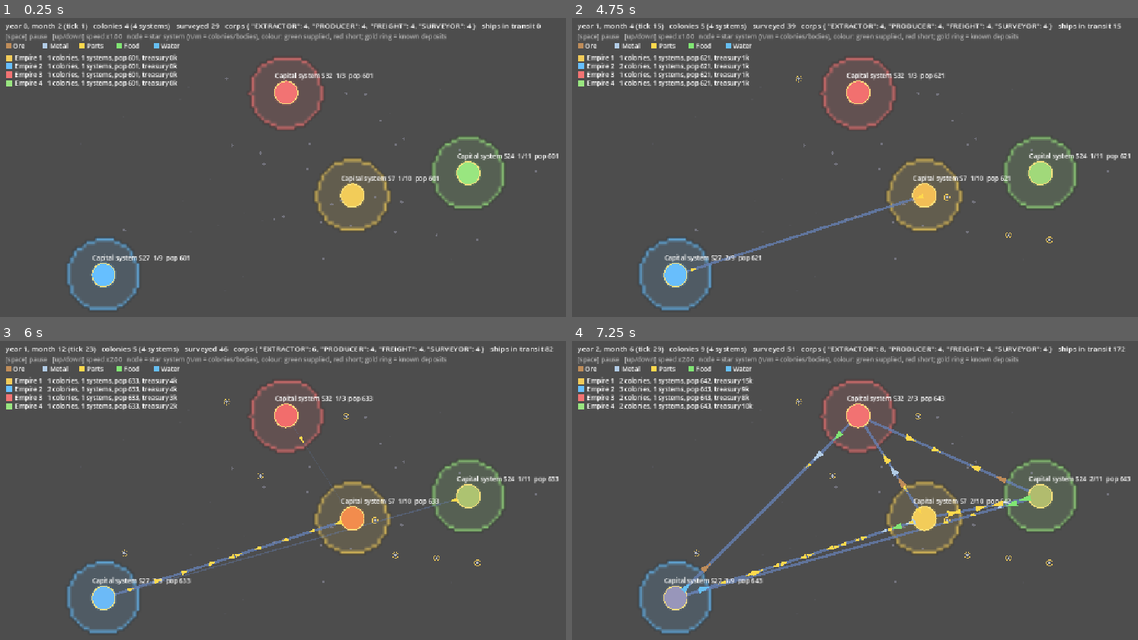
Above: before the commit, frames 1-4 (two rows, left to right).
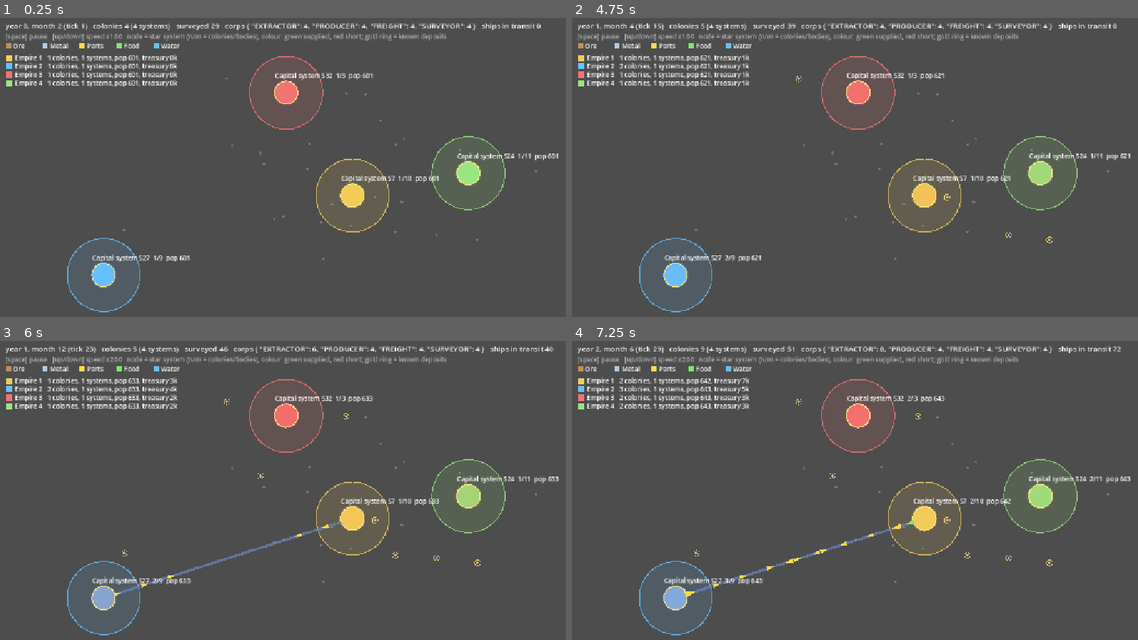
Above: after the commit, the same moments.

Repository: ElectroEsper/galaxy-generator
Game: Godot game, scene res://economy_proto/economy_view.tscn
Two runs of this game, one before a commit and one after it. Both use one fixed random seed, a clock stepped at 60 frames per second and the inputs below. This scene is started directly instead of the project's main scene.
Inputs:
- Up to frame 1 (0.25 s): no input
- Up to frame 2 (4.75 s): tap Enter at 0.5, 2, 3.5 s; hold Up 0.53-1.28 s; tap Space at 0.77, 1.25, 1.52, 2.75, 3.02, 3.77, 4.25, 4.52 s; hold Down 1.28-2.03 s; hold Up 2.03-3.53 s; hold Down from 3.53 s (still down)
- Up to frame 3 (6 s): release Down at 5.78 s; hold Up from 5.78 s (still down)
- Up to frame 4 (7.25 s): keep holding Up; tap Space at 6.02, 6.77 s

The runs differ from the first frame. In frame 1, 1.9% of the frame differs, in the area x 11-90%, y 12-99%; in frame 2, 2.3%; in frame 3, 2.8%; in frame 4, 4.2%, in the area x 11-98%, y 1-99%.

Commit message:
Empire relations (contact, opinion, stances, tariffs, incidents, events); territory drawn by a GPU shader
Co-Authored-By: Claude Opus 5.5 <noreply@anthropic.com>
Claude-Session: https://claude.ai/code/session_011shSnrHMjVZ7qaqpxEfch4

Diff:
--- a/economy_proto/corporation.gd
+++ b/economy_proto/corporation.gd
@@ -480,6 +480,8 @@
 			var src : ColonyMarket = null
 			for m in markets:
 				if m != dest and m.port_free() and m.stock[g] >= 8.0 and (src == null or m.stock[g] > src.stock[g]):
+					if world != null and world.tariff_rate(m, dest) < 0.0:
+						continue                     # no trade with that empire (no contact, or embargo)
 					src = m
 			if src == null:
 				continue
@@ -496,6 +498,10 @@
 			cash += q * (dest.price[g] - src.price[g]) + fee
 			if req["payer"] != null:
 				req["payer"].cash -= fee
+			if world != null and src.owner != dest.owner:
+				var customs : float = world.tariff_rate(src, dest) * q * dest.price[g]
+				cash -= customs
+				world.record_trade(src, dest, q * dest.price[g], customs)
 			moved += q
 			done += 1
 			last_moves.append({"from": src, "to": dest, "good": g, "qty": q})
@@ -519,6 +525,11 @@
 					if a == b or not b.port_free():
 						continue
 					var m : float = b.price[g] - a.price[g] - SHIP_COST * _dist(a, b, markets)
+					if a.owner != b.owner and world != null:
+						var tr : float = world.tariff_rate(a, b)
+						if tr < 0.0:
+							continue
+						m -= tr * b.price[g]          # customs paid to the destination's empire
 					if m > best_m:
 						best_m = m; best = [g, a, b]
 		if best_m <= 0.3:
@@ -533,6 +544,8 @@
 		a.port_used += 1; b.port_used += 1
 		a.stock[g] -= q; b.stock[g] += q
 		cash += q * best_m
+		if a.owner != b.owner and world != null:
+			world.record_trade(a, b, q * b.price[g], world.tariff_rate(a, b) * q * b.price[g])
 		moved += q
 		done += 1
 		last_moves.append({"from": a, "to": b, "good": g, "qty": q})
--- a/economy_proto/economy_sim.gd
+++ b/economy_proto/economy_sim.gd
@@ -106,6 +106,16 @@
 ## Several empires can share the galaxy (`num_empires`); with one, behaviour matches the single-state version.
 @export var num_empires : int = 1
 var empires : Array = []
+# --- Relations between empires: contact, opinion, stance, tariffs, incidents (hooks for diplomacy and war later) ---
+const BORDER_RANGE := 90.0           # px: two empires' systems this close count as a shared border segment
+const TRADE_WEIGHT := 8.0            # opinion from trade: x log(1 + monthly trade value between them)
+const BORDER_WEIGHT := 3.0           # opinion lost per shared border segment
+const INCIDENT_PENALTY := 15.0       # opinion lost per incident (decays)
+const INCIDENT_DECAY := 0.98         # per month
+const OPINION_RATE := 0.05           # opinion moves this share of the way to its target each month
+const TARIFF : Dictionary = {"friendly": 0.0, "neutral": 0.10, "hostile": 0.35}
+var relations : Dictionary = {}      # "a:b" (a < b) -> {met, opinion, trade, month_trade, border, incidents, stance}
+var events : Array = []              # [tick, text] - first contacts, incidents, stance changes
 const EMPIRE_COLORS : Array = [Color(0.95, 0.8, 0.35), Color(0.4, 0.75, 1.0), Color(0.95, 0.45, 0.45), Color(0.6, 0.9, 0.5), Color(0.8, 0.6, 1.0), Color(1.0, 0.65, 0.3), Color(0.5, 0.95, 0.9), Color(0.95, 0.6, 0.85)]
 
 func _setup_colonization() -> void:
@@ -310,6 +320,7 @@
 	if donor == null or c.settled or not e.may_enter(c):
 		return false
 	donor.pop -= Corporation.OUTPOST_SETTLERS
+	_check_claim_jump(c, e)
 	c.settle(Corporation.OUTPOST_SETTLERS, e)
 	_on_settled(c, e)
 	shipment_made.emit(donor, c, Goods.FOOD, Corporation.OUTPOST_SETTLERS)
@@ -350,6 +361,7 @@
 	near.stock[Goods.METAL] = maxf(0.0, near.stock[Goods.METAL] - STATE_HABITAT_METAL)
 	near.stock[Goods.PARTS] = maxf(0.0, near.stock[Goods.PARTS] - STATE_HABITAT_PARTS)
 	donor.pop -= STATE_SETTLERS
+	_check_claim_jump(best, e)
 	best.settle(STATE_SETTLERS, e)
 	_clear_empire_caches()
 	_reveal_around(e, best.position, COLONY_HORIZON)
@@ -496,6 +508,9 @@
 		t0 = _p("migration", t0)
 		for e in empires: _maybe_discover_sector(e)
 		t0 = _p("sector_events", t0)
+		if empires.size() > 1:
+			_update_relations()
+		t0 = _p("relations", t0)
 		if state_colonization and t % STATE_REVIEW_MONTHS == STATE_REVIEW_MONTHS - 1:
 			for e in empires:
 				_state_colonize(e)
@@ -519,6 +534,78 @@
 	corps = corps.filter(func(k): return not k.is_dead())
 	_p("dissolution", t0)
 
+func _rel(a : Empire, b : Empire) -> Dictionary:
+	var key : String = "%d:%d" % [mini(a.id, b.id), maxi(a.id, b.id)]
+	if not relations.has(key):
+		relations[key] = {"met": false, "opinion": 0.0, "trade": 0.0, "month_trade": 0.0, "border": 0, "incidents": 0.0, "stance": "none"}
+	return relations[key]
+
+func _event(text : String) -> void:
+	events.append([tick_count, text])
+
+## Customs on a delivery from src to dest: the share of the delivered value the destination's empire takes, or -1 if trade
+## between the two empires is impossible (not yet in contact, or embargo). Same empire / no empire: free.
+func tariff_rate(src : ColonyMarket, dest : ColonyMarket) -> float:
+	if src.owner == null or dest.owner == null or src.owner == dest.owner:
+		return 0.0
+	var r : Dictionary = _rel(src.owner, dest.owner)
+	if not r["met"] or r["stance"] == "embargo":
+		return -1.0
+	return TARIFF[r["stance"]]
+
+## Freight reports cross-border deliveries (value at the destination price) and the customs it paid.
+func record_trade(src : ColonyMarket, dest : ColonyMarket, value : float, customs : float) -> void:
+	if src.owner == null or dest.owner == null or src.owner == dest.owner:
+		return
+	_rel(src.owner, dest.owner)["month_trade"] += value
+	dest.owner.treasury += customs
+	dest.owner.customs_collected += customs
+
+## An empire settles a system where another empire had already surveyed bodies: a claim-jumping incident.
+func _check_claim_jump(c : ColonyMarket, e : Empire) -> void:
+	if c.system == null or c.system.owner != null:
+		return                               # only when a system is first claimed
+	for other in empires:
+		if other == e: continue
+		if c.system.bodies.any(func(b): return b.surveys_by(other) > 0):
+			var r : Dictionary = _rel(e, other)
+			r["incidents"] += 1.0
+			_event("%s settled %s, which %s had surveyed (incident)" % [e.name, c.system.name, other.name])
+
+## Monthly: contact, border length, trade, opinion and stance for every pair of empires.
+func _update_relations() -> void:
+	var owned : Dictionary = {}
+	for e in empires: owned[e] = []
+	for sys in GalaxyColonies.systems:
+		if sys.owner != null: owned[sys.owner].append(sys)
+	for i in empires.size():
+		for j in range(i + 1, empires.size()):
+			var a : Empire = empires[i]; var b : Empire = empires[j]
+			var r : Dictionary = _rel(a, b)
+			if not r["met"]:
+				if owned[b].any(func(s): return a.known.has(s)) or owned[a].any(func(s): return b.known.has(s)):
+					r["met"] = true; r["stance"] = "neutral"
+					_event("First contact: %s and %s" % [a.name, b.name])
+				else:
+					continue
+			var border : int = 0
+			for sa in owned[a]:
+				for sb in owned[b]:
+					if sa.position.distance_to(sb.position) <= BORDER_RANGE: border += 1
+			r["border"] = border
+			r["trade"] = 0.9 * r["trade"] + 0.1 * r["month_trade"]
+			r["month_trade"] = 0.0
+			r["incidents"] *= INCIDENT_DECAY
+			var target : float = TRADE_WEIGHT * log(1.0 + r["trade"]) - BORDER_WEIGHT * border - INCIDENT_PENALTY * r["incidents"]
+			r["opinion"] = clampf(r["opinion"] + OPINION_RATE * (target - r["opinion"]), -100.0, 100.0)
+			var st : String = "neutral"
+			if r["opinion"] >= 25.0: st = "friendly"
+			elif r["opinion"] <= -60.0: st = "embargo"
+			elif r["opinion"] <= -25.0: st = "hostile"
+			if st != r["stance"]:
+				_event("%s and %s: %s -> %s (opinion %d)" % [a.name, b.name, r["stance"], st, r["opinion"]])
+				r["stance"] = st
+
 ## Fair turn order between empires: each month a different empire's corporations act first (they compete for the same
 ## lanes, ports and opportunities). Within an empire, corporations keep their order; with one empire nothing changes.
 func _turn_order(t : int) -> Array:
@@ -636,8 +723,17 @@
 	for e in empires: t += e.get(field)
 	return t
 
+const RELATION_HEADER := "tick,a,b,met,opinion,stance,border,trade,incidents"
+func relation_rows() -> Array:
+	var rows : Array = []
+	for i in empires.size():
+		for j in range(i + 1, empires.size()):
+			var r : Dictionary = _rel(empires[i], empires[j])
+			rows.append("%d,%d,%d,%d,%.1f,%s,%d,%.1f,%.2f" % [tick_count, i, j, 1 if r["met"] else 0, r["opinion"], r["stance"], r["border"], r["trade"], r["incidents"]])
+	return rows
+
 ## Per-empire metrics, one row per empire (see EMPIRE_HEADER).
-const EMPIRE_HEADER := "tick,empire,colonies,systems,pop,facilities_here,known_systems,surveyed,survey_ships,treasury,tax_collected,state_colonies,sector_events,corps"
+const EMPIRE_HEADER := "tick,empire,colonies,systems,pop,facilities_here,known_systems,surveyed,survey_ships,treasury,tax_collected,state_colonies,sector_events,corps,customs"
 func empire_rows() -> Array:
 	var rows : Array = []
 	for e in empires:
@@ -655,7 +751,7 @@
 			if k.empire == e:
 				nc += 1
 				if k.kind == Corporation.Kind.SURVEYOR: sships += 1 + k.ships
-		rows.append("%d,%d,%d,%d,%.0f,%d,%d,%d,%d,%.0f,%.0f,%d,%d,%d" % [tick_count, e.id, own.size(), sys.size(), pop, fac, e.known.size(), surveyed, sships, e.treasury, e.tax_collected, e.state_colonies, e.sector_events, nc])
+		rows.append("%d,%d,%d,%d,%.0f,%d,%d,%d,%d,%.0f,%.0f,%d,%d,%d,%.0f" % [tick_count, e.id, own.size(), sys.size(), pop, fac, e.known.size(), surveyed, sships, e.treasury, e.tax_collected, e.state_colonies, e.sector_events, nc, e.customs_collected])
 	return rows
 
 ## One row of time-series metrics (see METRIC_HEADER).
--- a/economy_proto/economy_view.gd
+++ b/economy_proto/economy_view.gd
@@ -28,8 +28,6 @@
 # Territory layer: each empire's systems claim the space around them (nearest claimed system within TERRITORY_RADIUS),
 # rendered to a small image and redrawn only when a system changes hands.
 const TERRITORY_RADIUS := 70.0
-const TERRITORY_CELL := 6.0
-var territory_tex : ImageTexture = null
 var territory_sig : String = ""
 
 func _ready() -> void:
@@ -85,34 +83,32 @@
 		if sys.owner != null: parts.append("%s=%d" % [sys.name, sys.owner.id])
 	return ",".join(parts)
 
+## Territory is drawn by a shader (territory.gdshader) on a rect under the map: the CPU only uploads the list of claimed
+## systems (position + empire) when a system changes hands; the GPU works out the areas and borders every frame.
+var territory_rect : ColorRect = null
+
 func _rebuild_territory() -> void:
-	var size : Vector2 = get_viewport_rect().size
-	var cols : int = int(ceil(size.x / TERRITORY_CELL)); var rows : int = int(ceil(size.y / TERRITORY_CELL))
-	var best_d := PackedFloat32Array(); best_d.resize(cols * rows); best_d.fill(INF)
-	var owner_of := PackedInt32Array(); owner_of.resize(cols * rows); owner_of.fill(-1)
-	var r_cells : int = int(ceil(TERRITORY_RADIUS / TERRITORY_CELL))
-	for sys in GalaxyColonies.systems:
-		if sys.owner == null: continue
-		var cx : int = int(sys.position.x / TERRITORY_CELL); var cy : int = int(sys.position.y / TERRITORY_CELL)
-		for y in range(maxi(0, cy - r_cells), mini(rows, cy + r_cells + 1)):
-			for x in range(maxi(0, cx - r_cells), mini(cols, cx + r_cells + 1)):
-				var d : float = Vector2((x + 0.5) * TERRITORY_CELL, (y + 0.5) * TERRITORY_CELL).distance_to(sys.position)
-				var i : int = y * cols + x
-				if d <= TERRITORY_RADIUS and d < best_d[i]:
-					best_d[i] = d; owner_of[i] = sys.owner.id
-	var img := Image.create(cols, rows, false, Image.FORMAT_RGBA8)
-	for y in rows:
-		for x in cols:
-			var o : int = owner_of[y * cols + x]
-			if o < 0:
-				img.set_pixel(x, y, Color(0, 0, 0, 0)); continue
-			var border : bool = false
-			for n in [Vector2i(x + 1, y), Vector2i(x - 1, y), Vector2i(x, y + 1), Vector2i(x, y - 1)]:
-				if n.x < 0 or n.y < 0 or n.x >= cols or n.y >= rows or owner_of[n.y * cols + n.x] != o:
-					border = true; break
-			var col : Color = sim.empires[o].color
-			img.set_pixel(x, y, Color(col, 0.75 if border else 0.13))
-	territory_tex = ImageTexture.create_from_image(img)
+	if territory_rect == null:
+		territory_rect = ColorRect.new()
+		territory_rect.size = get_viewport_rect().size
+		territory_rect.mouse_filter = Control.MOUSE_FILTER_IGNORE
+		territory_rect.show_behind_parent = true
+		var mat := ShaderMaterial.new()
+		mat.shader = load("res://economy_proto/territory.gdshader")
+		var cols : Array = []
+		for i in 8:
+			cols.append(sim.empires[i].color if i < sim.empires.size() else Color.WHITE)
+		mat.set_shader_parameter("colors", cols)
+		mat.set_shader_parameter("radius", TERRITORY_RADIUS)
+		territory_rect.material = mat
+		add_child(territory_rect)
+	var claimed : Array = GalaxyColonies.systems.filter(func(s): return s.owner != null)
+	var img := Image.create(maxi(claimed.size(), 1), 1, false, Image.FORMAT_RGBAF)
+	for i in claimed.size():
+		img.set_pixel(i, 0, Color(claimed[i].position.x, claimed[i].position.y, float(claimed[i].owner.id), 1.0))
+	var mat : ShaderMaterial = territory_rect.material
+	mat.set_shader_parameter("systems", ImageTexture.create_from_image(img))
+	mat.set_shader_parameter("count", claimed.size())
 
 func _draw() -> void:
 	var font : Font = ThemeDB.fallback_font
@@ -122,10 +118,9 @@
 	# Empire territory (under everything else)
 	if sim.empires.size() > 0:
 		var sig : String = _territory_signature()
-		if sig != territory_sig or territory_tex == null:
+		if sig != territory_sig or territory_rect == null:
 			territory_sig = sig
 			_rebuild_territory()
-		draw_texture_rect(territory_tex, Rect2(Vector2.ZERO, Vector2(territory_tex.get_width(), territory_tex.get_height()) * TERRITORY_CELL), false)
 	# Lanes between star systems that trade (heat = recent traffic)
 	for key in lane_heat:
 		var heat : float = lane_heat[key]
--- a/economy_proto/empire.gd
+++ b/economy_proto/empire.gd
@@ -17,6 +17,7 @@
 var surveys_ordered : int = 0
 var sector_events : int = 0
 var settlements : int = 0
+var customs_collected : float = 0.0
 # Known space: systems this empire has charted (SystemNode -> true)
 var known : Dictionary = {}
 
--- a/economy_proto/run_headless_csv.gd
+++ b/economy_proto/run_headless_csv.gd
@@ -59,15 +59,22 @@
 	print("CSV,", sim.METRIC_HEADER)
 	if sim.empires.size() > 1:
 		print("EMP,", sim.EMPIRE_HEADER)
+		print("REL,", sim.RELATION_HEADER)
 	print("INFO,systems=", gc.systems.size(), ",bodies=", sim.frontier.size() + 1)
 	var wall0 : int = Time.get_ticks_msec()
 	var decade0 : int = wall0
+	var printed_events : int = 0
 	for t in ticks:
 		sim.step()
 		if t % 4 == 3:
 			print("CSV,", sim.metrics_row())
 			if t % 12 == 11 and sim.empires.size() > 1:
 				for row in sim.empire_rows(): print("EMP,", row)
+				for row in sim.relation_rows(): print("REL,", row)
+		while printed_events < sim.events.size():
+			var ev : Array = sim.events[printed_events]
+			print("EVENT,%d,%s" % [ev[0], ev[1]])
+			printed_events += 1
 		if t % 120 == 119:
 			var now : int = Time.get_ticks_msec()
 			print("TIME,decade=%d,ms_per_tick=%.1f,colonies=%d" % [(t + 1) / 120, (now - decade0) / 120.0, sim.markets.size()])
--- /dev/null
+++ b/economy_proto/territory.gdshader
@@ -0,0 +1,45 @@
+shader_type canvas_item;
+// Empire territory, computed per pixel on the GPU: each pixel belongs to the empire whose nearest claimed star system is
+// closest, if that system is within `radius`. Borders are drawn where another empire is almost as close (a line between
+// empires) or where territory ends. `systems` is a 1-row float texture, one texel per claimed system: (x, y, empire id, 1),
+// in the same coordinates as the map.
+
+uniform sampler2D systems : filter_nearest;
+uniform int count = 0;
+uniform float radius = 70.0;
+uniform float border_px = 2.0;
+uniform float fill_alpha = 0.13;
+uniform float border_alpha = 0.75;
+uniform vec4 colors[8];
+
+varying vec2 map_pos;
+
+void vertex() {
+	map_pos = VERTEX;   // the rect sits at the map origin, so local coordinates are map coordinates
+}
+
+void fragment() {
+	float near[8];
+	for (int e = 0; e < 8; e++) near[e] = 1e9;
+	for (int i = 0; i < count; i++) {
+		vec4 s = texelFetch(systems, ivec2(i, 0), 0);
+		int e = int(s.z + 0.5) % 8;
+		near[e] = min(near[e], distance(map_pos, s.xy));
+	}
+	int owner = -1;
+	float best = 1e9;
+	for (int e = 0; e < 8; e++) {
+		if (near[e] < best) { best = near[e]; owner = e; }
+	}
+	float second = 1e9;
+	for (int e = 0; e < 8; e++) {
+		if (e != owner) second = min(second, near[e]);
+	}
+	if (owner < 0 || best > radius) {
+		COLOR = vec4(0.0);
+	} else {
+		bool edge_between = (second - best) < border_px * 2.0;   // another empire's territory starts here
+		bool edge_out = best > radius - border_px;               // unclaimed space starts here
+		COLOR = vec4(colors[owner].rgb, (edge_between || edge_out) ? border_alpha : fill_alpha);
+	}
+}
Binary file added: docs/economy_results/view_territory_shader.png
